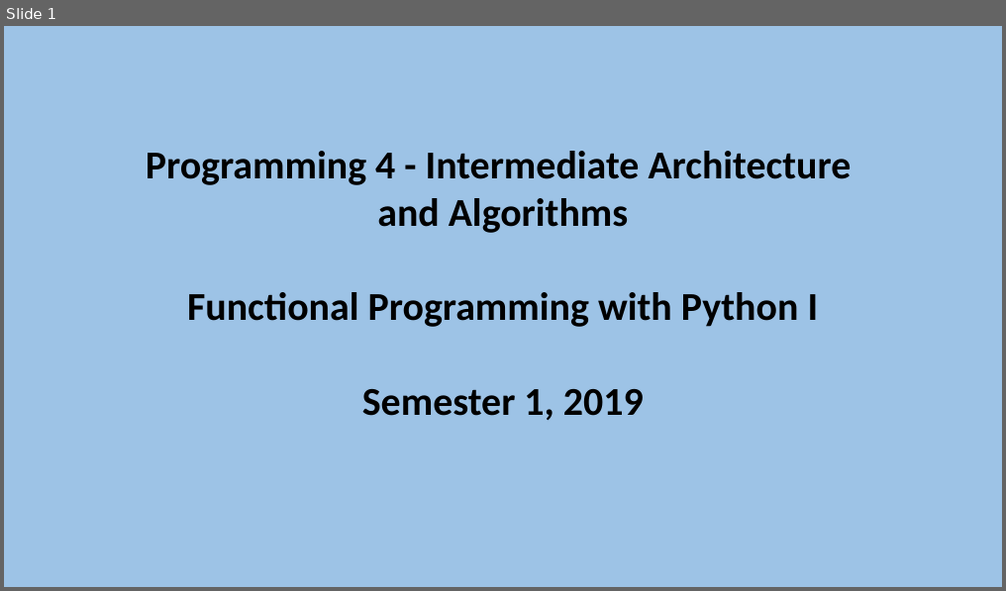
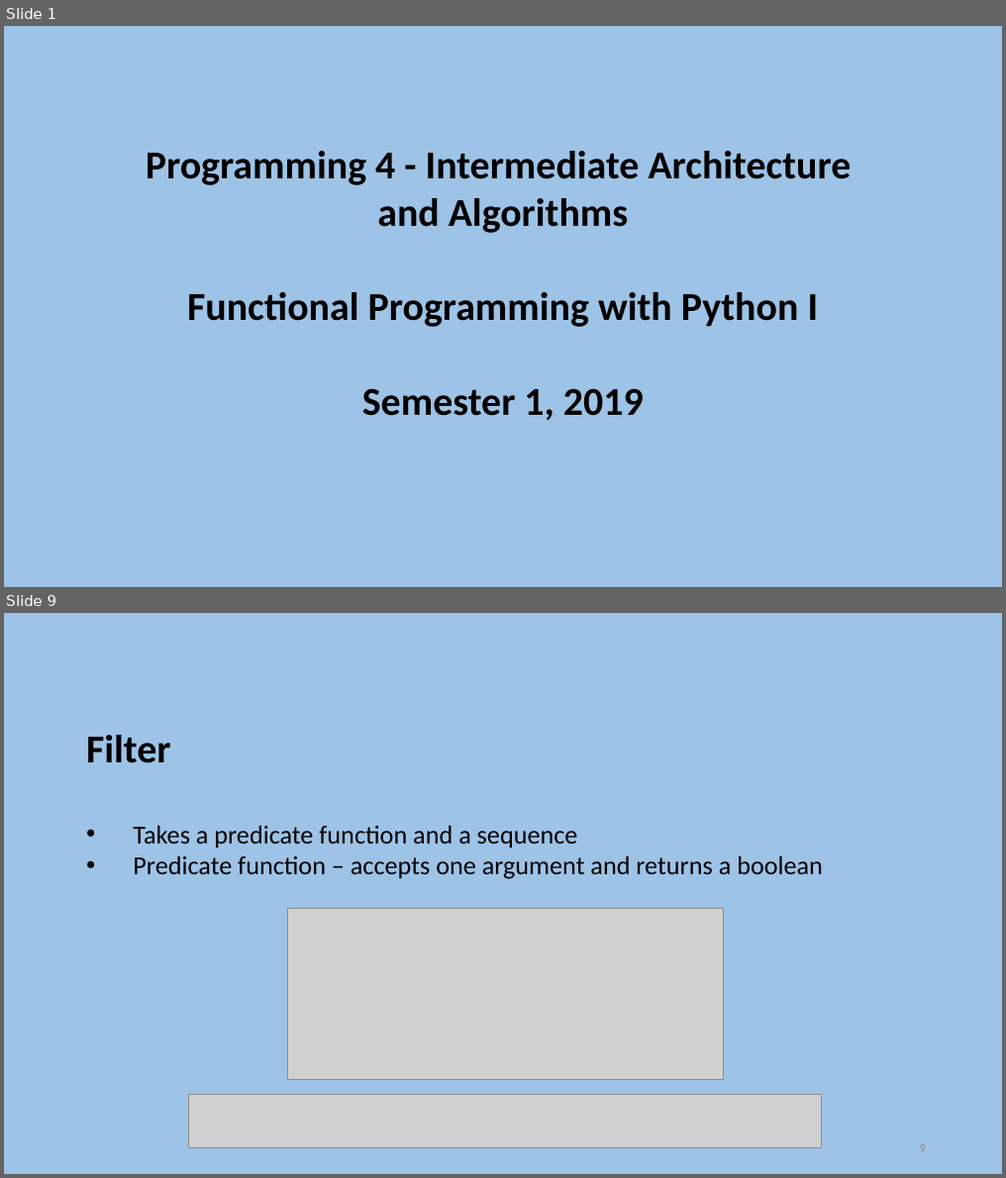
Before and after one commit to szetko/course-materials, a slide deck: Programming 4/Week 12/S1. Functional Programming with Python I.pptx. Shown one above the other, each under a label of ours: slide 1 before the commit, slides 1 and 9 after it; the slides between them are not shown. The pictures are 1006x591 and 1006x1178 pixels, drawn with LibreOffice and Linux fonts; fonts in the diff are those of the drawing; grey boxes stand for pictures. Boxes give left, top, right and bottom in pixels: in the first picture for what was removed or moved away, otherwise in the second. Text is boxed around its words. In the diff, an @@ line names an element or a change of style, - is before the commit and + after.

```diff
--- a/Programming 4/Week 12/S1. Functional Programming with Python I.pptx
+++ b/Programming 4/Week 12/S1. Functional Programming with Python I.pptx
@@ slide 9 added at box(4, 613, 1002, 1174), background #9DC3E6 @@
@@ text added at box(86, 735, 823, 879), 25 pt, text #000000 @@
+Filter
+    • Takes a predicate function and a sequence
+    • Predicate function – accepts one argument and returns a boolean
@@ picture added at box(287, 909, 723, 1079) @@
@@ picture added at box(189, 1094, 821, 1149) @@
@@ page number added at box(920, 1145, 926, 1153), 12 pt, text #8C8C8C @@
+9
```
Also in this commit, not shown: 13 other slides added, 4 other files.
